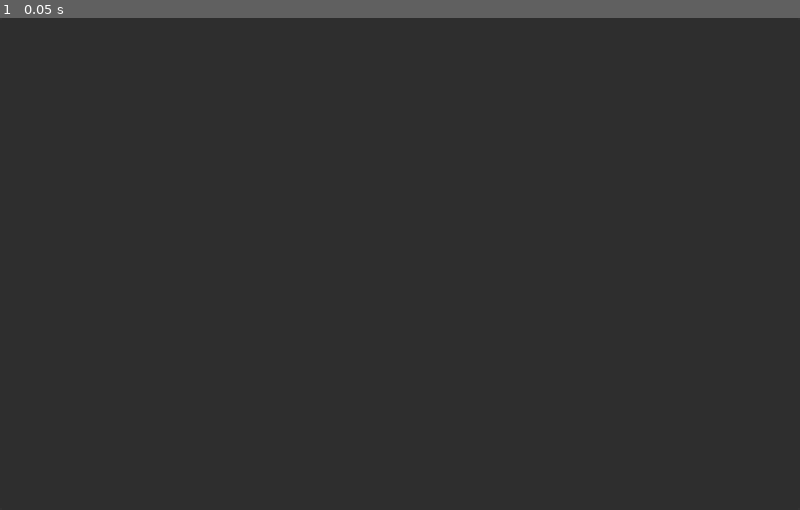
Above: before the commit, frame 1.
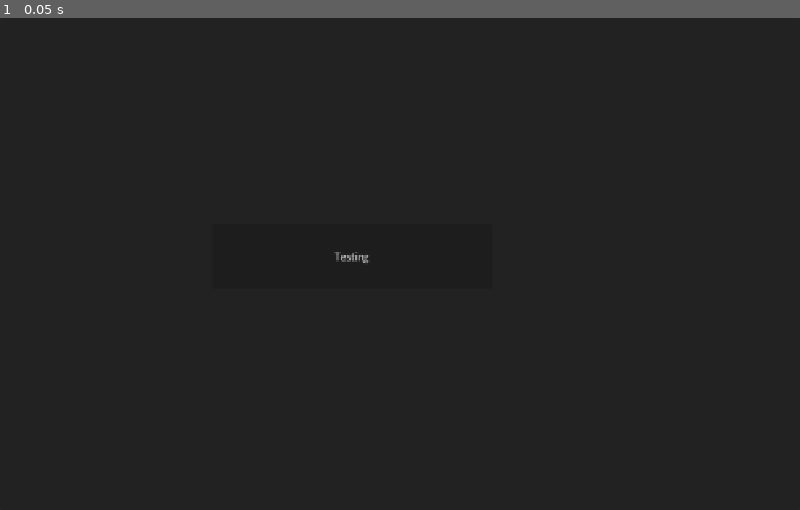
Above: after the commit, the same moment.

Repository: arislam-cs28/vitae
Game: Godot game, scene res://home_screen.tscn
The game is run twice, just before and just after one commit, with the same random seed, the same clock (stepped at 60 frames per second) and the same inputs.
Inputs:
- Up to frame 1 (0.05 s): no input

The runs differ from the first frame. In frame 1, less than 0.1% of the frame differs, in the area x 41-46%, y 47-50%.

Commit message:
Added basic stat and gitignore logic

Diff:
--- /dev/null
+++ b/general/ex_statsholder.gd
@@ -0,0 +1,11 @@
+extends Node
+
+
+# Called when the node enters the scene tree for the first time.
+func _ready() -> void:
+	pass # Replace with function body.
+
+
+# Called every frame. 'delta' is the elapsed time since the previous frame.
+func _process(delta: float) -> void:
+	pass
--- /dev/null
+++ b/home_screen.gd
@@ -0,0 +1,11 @@
+extends Control
+
+
+# Called when the node enters the scene tree for the first time.
+func _ready() -> void:
+	pass # Replace with function body.
+
+
+# Called every frame. 'delta' is the elapsed time since the previous frame.
+func _process(delta: float) -> void:
+	pass
--- a/home_screen.tscn
+++ b/home_screen.tscn
@@ -1,4 +1,7 @@
 [gd_scene format=3 uid="uid://dljisyo8udt74"]
+
+[ext_resource type="Script" uid="uid://d3cr3pvgjixy" path="res://home_screen.gd" id="1_ktig4"]
+[ext_resource type="Script" uid="uid://cag35g5h253s6" path="res://reusables/config_button.gd" id="1_olt8n"]
 
 [node name="HomeScreen" type="Control" unique_id=60046038]
 layout_mode = 3
@@ -7,8 +10,24 @@
 anchor_bottom = 1.0
 grow_horizontal = 2
 grow_vertical = 2
+script = ExtResource("1_ktig4")
 
 [node name="Panel" type="Panel" parent="." unique_id=1538839135]
 layout_mode = 0
 offset_right = 1300.0
 offset_bottom = 800.0
+
+[node name="Panel2" type="Panel" parent="." unique_id=1568890717]
+layout_mode = 0
+offset_right = 1300.0
+offset_bottom = 800.0
+
+[node name="NewButton" type="Button" parent="." unique_id=433135908]
+layout_mode = 0
+offset_left = 344.0
+offset_top = 336.0
+offset_right = 800.0
+offset_bottom = 440.0
+text = "Testing"
+script = ExtResource("1_olt8n")
+metadata/_custom_type_script = "uid://cag35g5h253s6"
--- a/project.godot
+++ b/project.godot
@@ -26,6 +26,14 @@
 
 enabled=PackedStringArray("res://addons/godot_super-wakatime/plugin.cfg")
 
+[input]
+
+yes={
+"deadzone": 0.2,
+"events": [Object(InputEventKey,"resource_local_to_scene":false,"resource_name":"","device":-1,"window_id":0,"alt_pressed":false,"shift_pressed":false,"ctrl_pressed":false,"meta_pressed":false,"pressed":false,"keycode":0,"physical_keycode":32,"key_label":0,"unicode":32,"location":0,"echo":false,"script":null)
+]
+}
+
 [physics]
 
 3d/physics_engine="Jolt Physics"
--- /dev/null
+++ b/reusables/config_button.gd
@@ -0,0 +1,21 @@
+extends Button
+
+class_name NewButton
+
+@export var clicky: String = "yes"
+
+
+# Called when the node enters the scene tree for the first time.
+func _ready() -> void: # i should honestly probably delete this but who knows what will happen if I do
+	pass # Replace with function body.
+
+
+# Called every frame. 'delta' is the elapsed time since the previous frame.
+func _process(delta: float) -> void:
+	if is_hovered(): # checking to see if the button is hovered over
+		if Input.is_action_just_pressed("yes"): # checking to see if user pressed the spacebar
+			pressed.emit() # emitting pressed signal if they have
+
+func _gui_input(event: InputEvent) -> void: # setting a function to observe inputs (NOT from our little hover clicks above)
+	if InputEventJoypadButton or InputEventMouseButton or InputEventScreenTouch: # making sure that these are not used as actual presses
+		get_viewport().set_input_as_handled() # makes it known to ignore any clicks not from the "yes" space key being pressed
Not shown, added: general/ex_statsholder.gd.uid
Not shown, added: general/user_stats.gd.uid
Not shown, added: home_screen.gd.uid
Not shown, added: reusables/config_button.gd.uid
Not shown, changed: .gitignore
